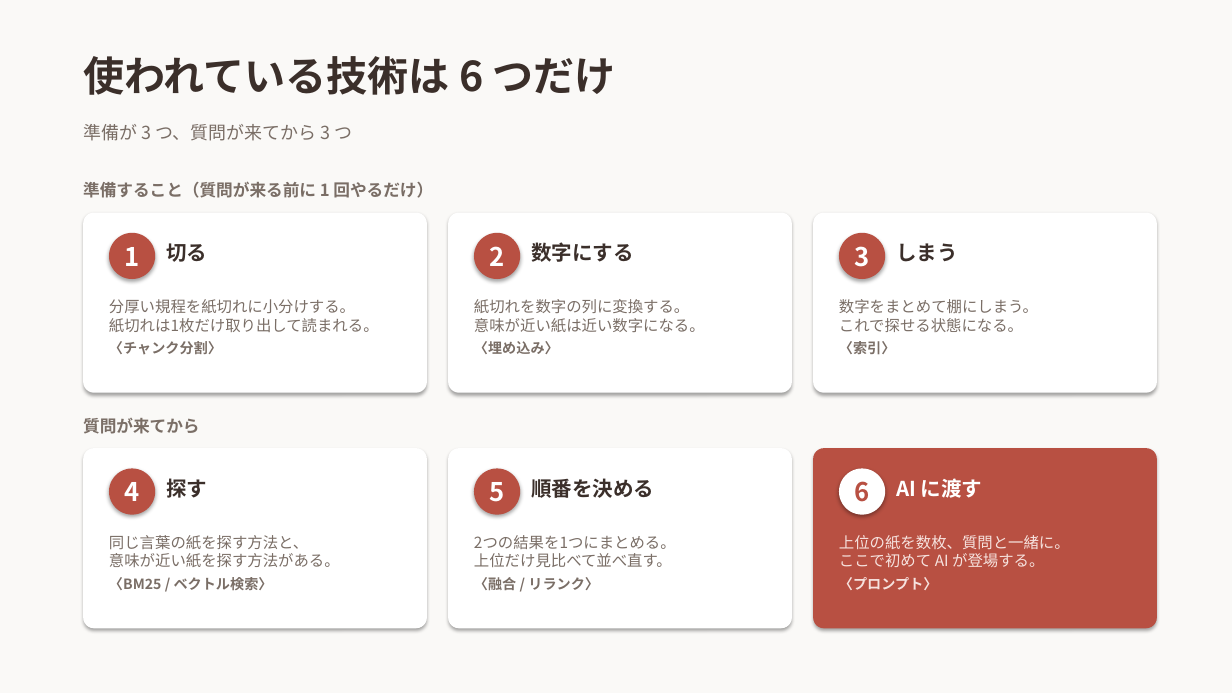
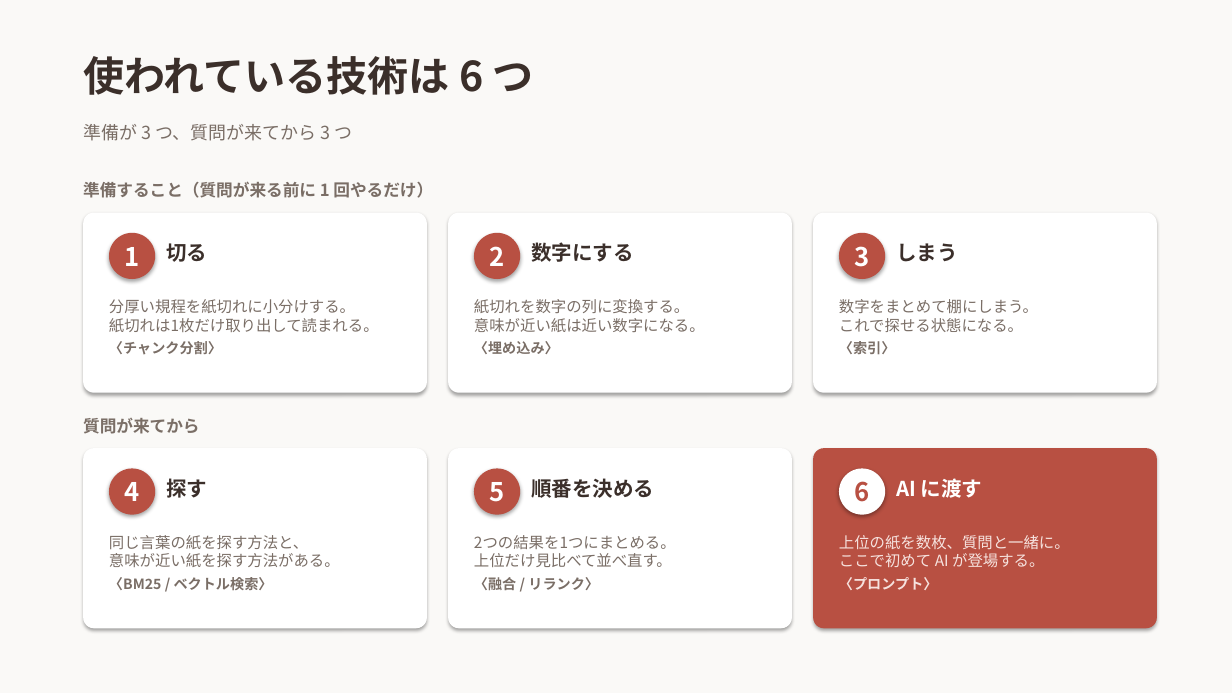
Before and after one commit to 20061111adg-debug/rag-workshop, a slide deck: slide 6 of docs/RAGとは.pptx (slide 3 before the commit). Drawn at 1232x693 pixels with LibreOffice and Linux fonts; fonts in the diff are those of the drawing. Boxes give left, top, right and bottom in pixels: in the first picture for what was removed or moved away, otherwise in the second. Text is boxed around its words. In the diff, an @@ line names an element or a change of style, - is before the commit and + after.

Commit message:
スライドを RAG の説明だけに再構成し、HTML版を削除する
「RAGとは何か」という題に対して、中身の半分が本プロジェクトの検証結果になっていた。
題と内容が合っていないため、説明だけに絞って組み直した。

本編12枚 ＋ 付録4枚。
名前の分解から始め、なぜ必要か、ファインチューニングとの違い、
AIは検索していない、技術要素6つ、①〜⑥の各工程、まとめ、という順序。
埋め込みの深掘り3枚は付録に回した。

まとめは「社内に入れるなら」という説明していない話になっていたため、
話した内容を振り返る形に作り直した。

HTML版は削除した。pptx と同じ内容を手で二重管理する必要があり、
実際に一度、片方だけ修正して食い違う事故が起きたため。
GitHub 上では HTML が表示されないので共有用としても機能しない。

```diff
--- a/docs/RAGとは.pptx
+++ b/docs/RAGとは.pptx
@@ text at [83,56,534,95]: text changed @@
-使われている技術は 6 つだけ
+使われている技術は 6 つ
```
Also in this commit, not shown: 4 other slides changed, 11 slides added, 5 slides removed, 1 other file.
